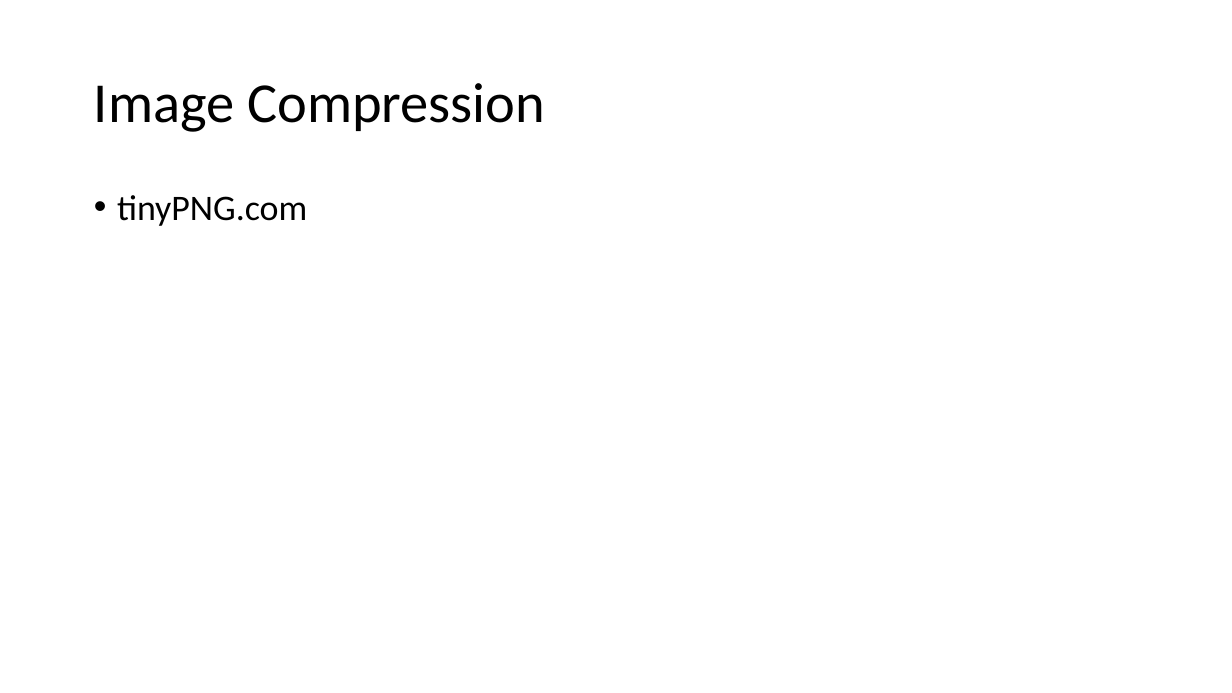
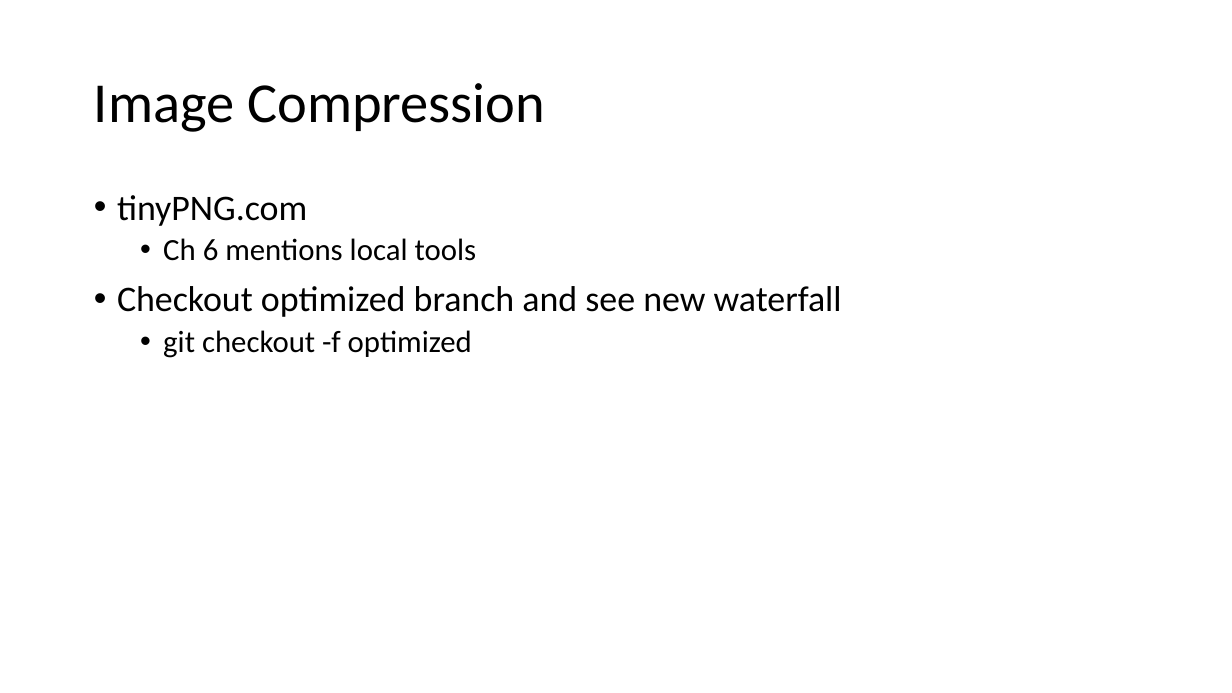
Before and after one commit to GTC-JS/ExtraPresentations, a slide deck: slide 15 of Web Optimization.pptx. Drawn at 1232x693 pixels with LibreOffice and Linux fonts; fonts in the diff are those of the drawing. Boxes give left, top, right and bottom in pixels: in the first picture for what was removed or moved away, otherwise in the second. Text is boxed around its words. In the diff, an @@ line names an element or a change of style, - is before the commit and + after.

```diff
--- a/Web Optimization.pptx
+++ b/Web Optimization.pptx
@@ text at box(117, 238, 842, 358): paragraphs added @@
+  • Ch 6 mentions local tools
+• Checkout optimized branch and see new waterfall
+  • git checkout -f optimized
```
Also in this commit, not shown: 2 other slides changed, 1 slide added.
